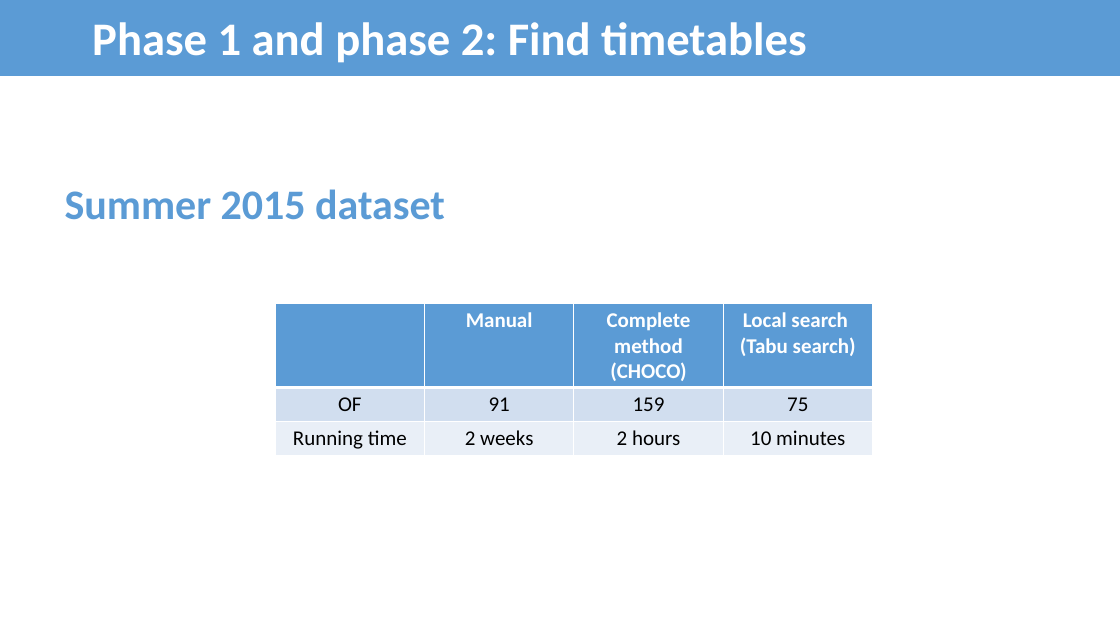
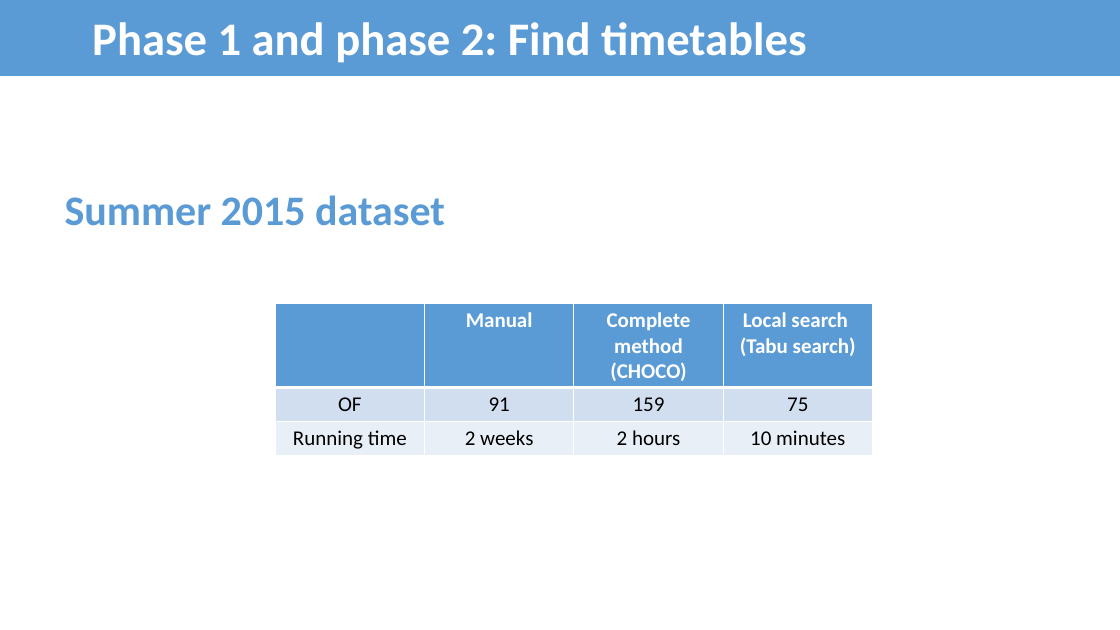
Before and after one commit to bee-lullaby/FinalProject, a slide deck: slide 65 of Documents/FinalReport_FinalYearProject_CongLT_HoaiNV_DucHM_HaNS.pptx. Drawn at 1120x630 pixels with LibreOffice and Linux fonts; fonts in the diff are those of the drawing. Boxes give left, top, right and bottom in pixels: in the first picture for what was removed or moved away, otherwise in the second. Text is boxed around its words. In the diff, an @@ line names an element or a change of style, - is before the commit and + after.

```diff
--- a/Documents/FinalReport_FinalYearProject_CongLT_HoaiNV_DucHM_HaNS.pptx
+++ b/Documents/FinalReport_FinalYearProject_CongLT_HoaiNV_DucHM_HaNS.pptx
@@ text "Summer 2015 dataset": place and size @@
-text "Summer 2015 dataset" at [65, 189, 445, 220]
+text "Summer 2015 dataset" at [65, 195, 445, 226]
```
Also in this commit, not shown: 21 other slides changed, 10 other files.
